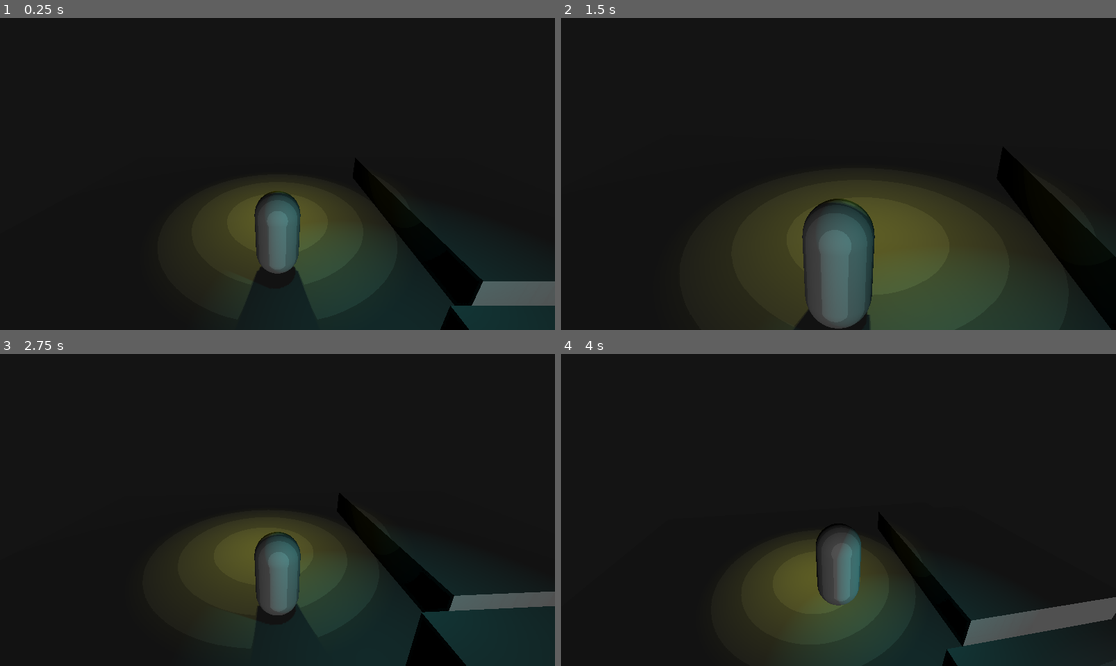
Above: before the commit, frames 1-4 (two rows, left to right).
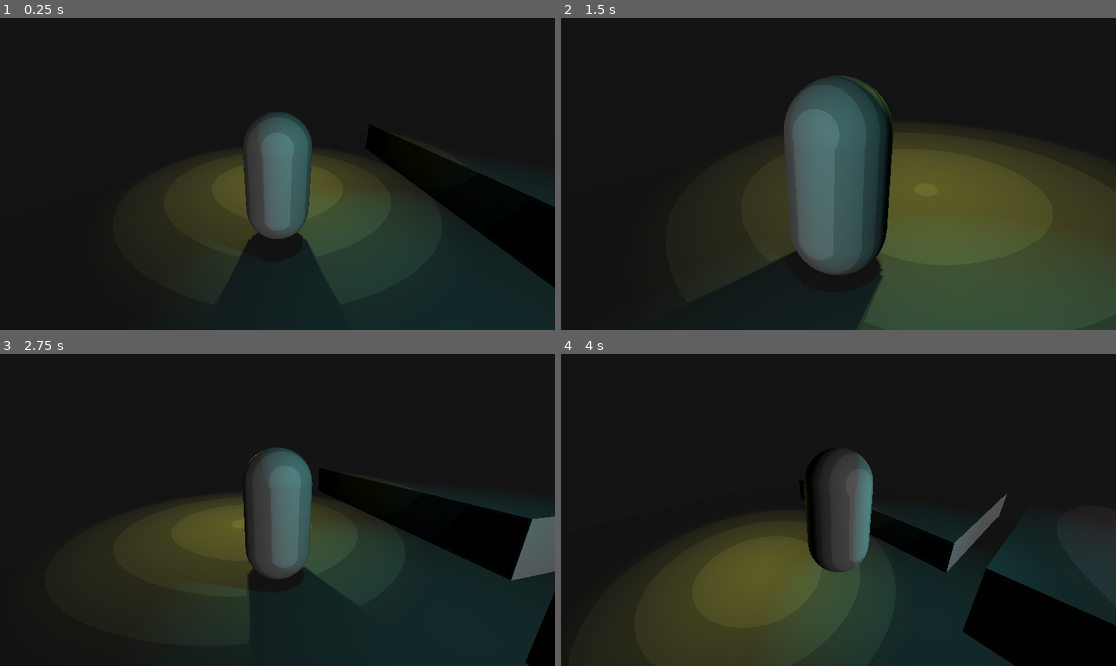
Above: after the commit, the same moments.

Repository: InTheBox-YT/GAME_JAM
Game: Godot game, scene res://scenes/world.tscn
The game is run twice, just before and just after one commit, with the same random seed, the same clock (stepped at 60 frames per second) and the same inputs.
Inputs (mouse positions are in pixels of both pictures, inside the frame that each line leads up to):
- Up to frame 1 (0.25 s): no input
- Up to frame 2 (1.5 s): move the mouse to (866, 174) at 0.52 s; hold C (C, bound only before the commit) 0.53-1.28 s; tap A (A, bound only before the commit) at 0.6 s; move the mouse to (810, 174) at 1.27 s; tap C (C, bound only before the commit) at 1.35 s
- Up to frame 3 (2.75 s): tap D (D, bound only before the commit) at 1.55, 2.1 s; move the mouse to (288, 503) at 2.02 s; tap S (S, bound only before the commit) at 2.3 s
- Up to frame 4 (4 s): tap Enter at 2.75 s; move the mouse to (832, 516) at 2.77 s; tap S (S, bound only before the commit) at 2.85 s; tap Shift (Shift, bound only before the commit) at 3.05 s; tap Space (Space, bound only before the commit) at 3.5, 3.8 s; move the mouse to (877, 513) at 3.52 s; hold Shift (Shift, bound only before the commit) from 3.53 s (still down)

The runs differ from the first frame. In frame 1, 14% of the frame differs, in the area x 29-100%, y 30-100%; in frame 2, 30%, in the area x 32-100%, y 18-100%; in frame 3, 15%; in frame 4, 22%.

Commit message:
Camera Changes

Diff:
--- a/Scripts/PlayerMovement.gd
+++ b/Scripts/PlayerMovement.gd
@@ -1,15 +1,15 @@
 extends CharacterBody3D
 
-@onready var camera = $Camera3D
-
+@onready var camera: Camera3D = $CamOrigin/Camera3D
+@onready var pivot: Node3D = $CamOrigin
 
 # Speed Variables
-const WALK_SPEED = 5.0
-const RUN_SPEED = 8.0
-const CROUCH_SPEED = 2.0
+const WALK_SPEED := 5.0
+const RUN_SPEED := 8.0
+const CROUCH_SPEED := 2.0
 var curspeed = WALK_SPEED
 
-const STAMINA_MAX = 10.0
+const STAMINA_MAX := 10.0
 var STAMINA = STAMINA_MAX
 
 const JUMP_VELOCITY = 6
@@ -28,18 +28,18 @@
 
 func _unhandled_input(event):
 	if event is InputEventMouseMotion:
-		rotate_y(-event.relative.x * .002)
-		camera.rotate_x(-event.relative.y * .002)
-		camera.rotation.x = clamp(camera.rotation.x, -PI/2, PI/2)
+		rotate_y(deg_to_rad(-event.relative.x * 0.5))
+		pivot.rotate_x(deg_to_rad(-event.relative.y * 0.5))
+		pivot.rotation.x = clamp(pivot.rotation.x, deg_to_rad(-40), deg_to_rad(40))
 
 func _physics_process(delta):
 	if not is_on_floor():
 		velocity.y -= GRAVITY * delta
 
-	if Input.is_action_just_pressed("Space") and is_on_floor():
+	if Input.is_action_just_pressed("Jump") and is_on_floor():
 		velocity.y = JUMP_VELOCITY
 
-	if Input.is_action_pressed("Shift") and is_on_floor():
+	if Input.is_action_pressed("Run") and is_on_floor():
 		STAMINA -= delta
 		if STAMINA >= 0:
 			curspeed = RUN_SPEED
@@ -50,7 +50,7 @@
 			STAMINA += delta
 		curspeed = WALK_SPEED
 
-	var input_dir = Input.get_vector("A", "D", "W", "S")
+	var input_dir = Input.get_vector("Left", "Right", "Up", "Down")
 	var direction = (transform.basis * Vector3(input_dir.x, 0, input_dir.y)).normalized()
 	if direction:
 		velocity.x = direction.x * curspeed
@@ -61,7 +61,7 @@
 
 	move_and_slide()
 
-	if Input.is_action_pressed("C"):
+	if Input.is_action_pressed("Zoom"):
 		target_fov = zoomed_fov
 	else:
 		target_fov = normal_fov
--- a/project.godot
+++ b/project.godot
@@ -17,39 +17,46 @@
 
 [input]
 
-W={
+Up={
 "deadzone": 0.5,
 "events": [Object(InputEventKey,"resource_local_to_scene":false,"resource_name":"","device":-1,"window_id":0,"alt_press …(192 unchanged characters)…
+, Object(InputEventJoypadMotion,"resource_local_to_scene":false,"resource_name":"","device":-1,"axis":1,"axis_value":-1.0,"script":null)
 ]
 }
-A={
+Left={
 "deadzone": 0.5,
 "events": [Object(InputEventKey,"resource_local_to_scene":false,"resource_name":"","device":-1,"window_id":0,"alt_press …(191 unchanged characters)…
+, Object(InputEventJoypadMotion,"resource_local_to_scene":false,"resource_name":"","device":-1,"axis":0,"axis_value":-1.0,"script":null)
 ]
 }
-S={
+Down={
 "deadzone": 0.5,
 "events": [Object(InputEventKey,"resource_local_to_scene":false,"resource_name":"","device":-1,"window_id":0,"alt_press …(192 unchanged characters)…
+, Object(InputEventJoypadMotion,"resource_local_to_scene":false,"resource_name":"","device":-1,"axis":1,"axis_value":1.0,"script":null)
 ]
 }
-D={
+Right={
 "deadzone": 0.5,
 "events": [Object(InputEventKey,"resource_local_to_scene":false,"resource_name":"","device":-1,"window_id":0,"alt_press …(192 unchanged characters)…
+, Object(InputEventJoypadMotion,"resource_local_to_scene":false,"resource_name":"","device":-1,"axis":0,"axis_value":1.0,"script":null)
 ]
 }
-Space={
+Jump={
 "deadzone": 0.5,
 "events": [Object(InputEventKey,"resource_local_to_scene":false,"resource_name":"","device":-1,"window_id":0,"alt_press …(191 unchanged characters)…
+, Object(InputEventJoypadButton,"resource_local_to_scene":false,"resource_name":"","device":-1,"button_index":0,"pressure":0.0,"pressed":true,"script":null)
 ]
 }
-C={
+Zoom={
 "deadzone": 0.5,
 "events": [Object(InputEventKey,"resource_local_to_scene":false,"resource_name":"","device":-1,"window_id":0,"alt_press …(191 unchanged characters)…
+, Object(InputEventJoypadMotion,"resource_local_to_scene":false,"resource_name":"","device":-1,"axis":4,"axis_value":1.0,"script":null)
 ]
 }
-Shift={
+Run={
 "deadzone": 0.5,
 "events": [Object(InputEventKey,"resource_local_to_scene":false,"resource_name":"","device":-1,"window_id":0,"alt_press …(195 unchanged characters)…
+, Object(InputEventJoypadButton,"resource_local_to_scene":false,"resource_name":"","device":-1,"button_index":7,"pressure":0.0,"pressed":true,"script":null)
 ]
 }
 
--- a/scenes/player.tscn
+++ b/scenes/player.tscn
@@ -38,6 +38,9 @@
 offset_bottom = 649.0
 texture = SubResource("CameraTexture_6l2hq")
 
-[node name="Camera3D" type="Camera3D" parent="CharacterBody3D"]
-transform = Transform3D(1, 0, 0, 0, 0.926049, 0.377404, 0, -0.377404, 0.926049, 0, 3.14443, 4.17785)
-fov = 86.7919
+[node name="CamOrigin" type="Node3D" parent="CharacterBody3D"]
+transform = Transform3D(1, 0, 0, 0, 1, 0, 0, 0, 1, 0, 0.499133, 0)
+
+[node name="Camera3D" type="Camera3D" parent="CharacterBody3D/CamOrigin"]
+transform = Transform3D(1, 0, 0, 0, 0.926049, 0.377404, 0, -0.377404, 0.926049, 0, 0.862054, 3.14181)
+fov = 70.0
